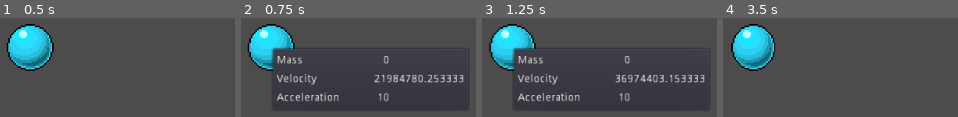
Above: before the commit, frames 1-4 (left to right).
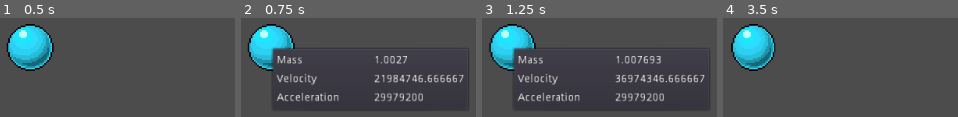
Above: after the commit, the same moments.

Repository: HaywardHHayward/PhysicsGame
Game: Godot game, scene res://Objects/BaseObject.tscn
The game is run twice, just before and just after one commit, with the same random seed, the same clock (stepped at 60 frames per second) and the same inputs.
Inputs (mouse positions are in pixels of both pictures, inside the frame that each line leads up to):
- Up to frame 1 (0.5 s): no input
- Up to frame 2 (0.75 s): tap Enter at 0.5 s; move the mouse to (271, 47) at 0.52 s
- Up to frame 3 (1.25 s): no input
- Up to frame 4 (3.5 s): move the mouse to (outside the picture) at 1.27 s; tap Space at 2 s; move the mouse to (outside the picture) at 2.02 s; tap Enter at 2.75 s; move the mouse to (outside the picture) at 2.77 s

Frame 1 is identical in both runs. In frame 2, 1.9% of the frame differs, in the area x 56-95%, y 38-84%; in frame 3, 2.3%; in frame 4, less than 0.1%.

Commit message:
Added acceleration functionality

Diff:
--- a/Objects/BaseObject.tscn
+++ b/Objects/BaseObject.tscn
@@ -26,7 +26,8 @@
 script = ExtResource( 1 )
 _sections_unfolded = [ "Audio Bus", "Collision", "Material", "Pause", "Pickable", "Transform", "Visibility", "Z Index" ]
 velocity = 0.0
-mass = 0.0
+mass = 1.0
+acceleration = 2.99792e+007
 
 [node name="Sprite" type="Sprite" parent="." index="0"]
 
--- a/Scripts/BaseObject.gd
+++ b/Scripts/BaseObject.gd
@@ -2,25 +2,28 @@
 
 export(float, 299792458.0) var velocity = 0
 export(float) var mass = 0
+export(float, 299792458.0) var acceleration = 0
 
 const C = 299792458.0
+
+onready var baseMass = mass
 
 var is_showing = false
 
 func _ready():
 	$Overlay.hide()
 
-func lorentz(v):
+func lorentz_factor(v):
 	return sqrt(1.0-(pow(v, 2)/pow(C, 2)))
 
-func _process(delta):
-	_scale(velocity)
+func _physics_process(delta):
+	lorentz_transformation(velocity)
 	$Overlay/Container/VelocityContainer/Value.text = str(velocity)
 	$Overlay/Container/MassContainer/Value.text = str(mass)
-	velocity += C/600.0
+	$Overlay/Container/AccelerationContainer/Value.text = str(acceleration)
 	if is_showing:
 		$Overlay.rect_position = get_global_mouse_position()-position
-
+	velocity += acceleration/60.0
 
 func _on_BaseObject_mouse_entered():
 	$Overlay.show()
@@ -30,6 +33,7 @@
 	$Overlay.hide()
 	is_showing = false
 
-func _scale(v):
-	scale = Vector2(lorentz(v),1)
-	$Overlay.rect_scale = Vector2(1/lorentz(v), 1)
+func lorentz_transformation(v):
+	scale = Vector2(lorentz_factor(v),1)
+	$Overlay.rect_scale = Vector2(1/lorentz_factor(v), 1)
+	mass = baseMass/lorentz_factor(v)
